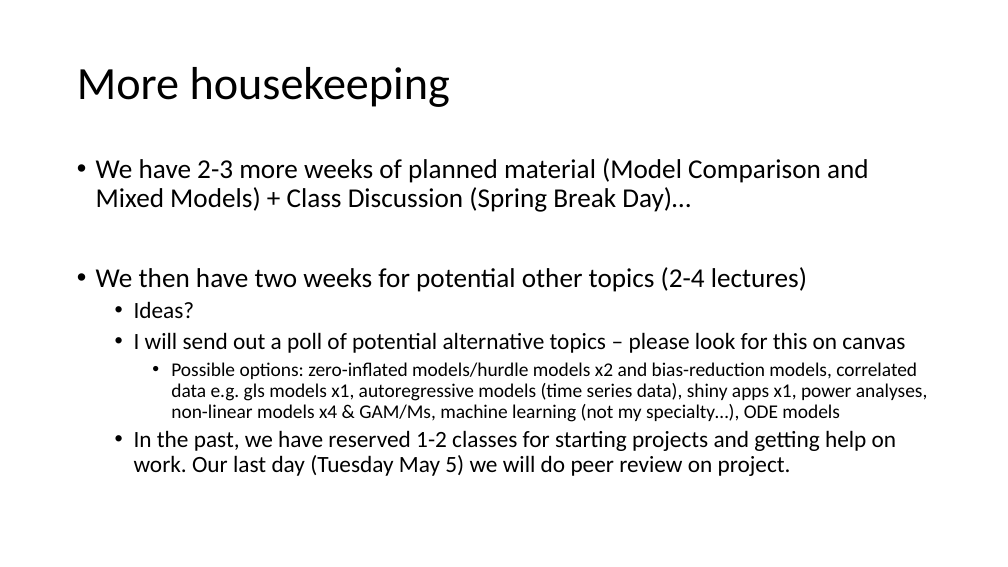
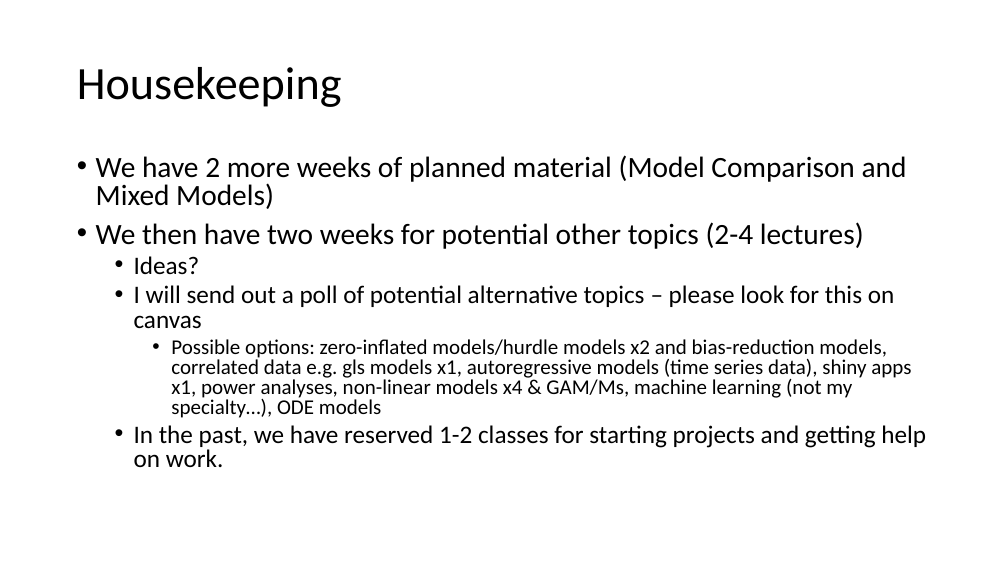
Before and after one commit to VTQuantMethodsEEB/klangwig, a slide deck: slide 2 of lectures/week_10_glms/le10_glms.pptx (slide 3 before the commit). Drawn at 1008x567 pixels with LibreOffice and Linux fonts; fonts in the diff are those of the drawing. Boxes give left, top, right and bottom in pixels: in the first picture for what was removed or moved away, otherwise in the second. Text is boxed around its words. In the diff, an @@ line names an element or a change of style, - is before the commit and + after.

```diff
--- a/lectures/week_10_glms/le10_glms.pptx
+++ b/lectures/week_10_glms/le10_glms.pptx
@@ title at (77, 67, 342, 107): text changed @@
-More housekeeping
+Housekeeping
@@ text at (96, 155, 907, 209): text changed; size 25.9 to 28 pt @@
-• We have 2-3 more weeks of planned material (Model Comparison and Mixed Models) + Class Discussion (Spring Break Day)…
+• We have 2 more weeks of planned material (Model Comparison and Mixed Models)
@@ text at (96, 222, 911, 418): size 25.9 to 28 pt in "We then have two weeks for potential ..."; size 22.2 to 24 pt in "Ideas?", "I will send out a poll of ..."; size 18.5 to 20 pt in "Possible options: zero-inflated models/hurdle models x2 and ..."; line spacing 0.9 to 0.8 @@
@@ text at (134, 425, 926, 467): text changed; size 22.2 to 24 pt @@
-  • In the past, we have reserved 1-2 classes for starting projects and getting help on work. Our last day (Tuesday May 5) we will do peer review on project.
+  • In the past, we have reserved 1-2 classes for starting projects and getting help on work.
```
Also in this commit, not shown: 3 other slides changed, 3 slides added, 1 slide removed, 31 other files.
